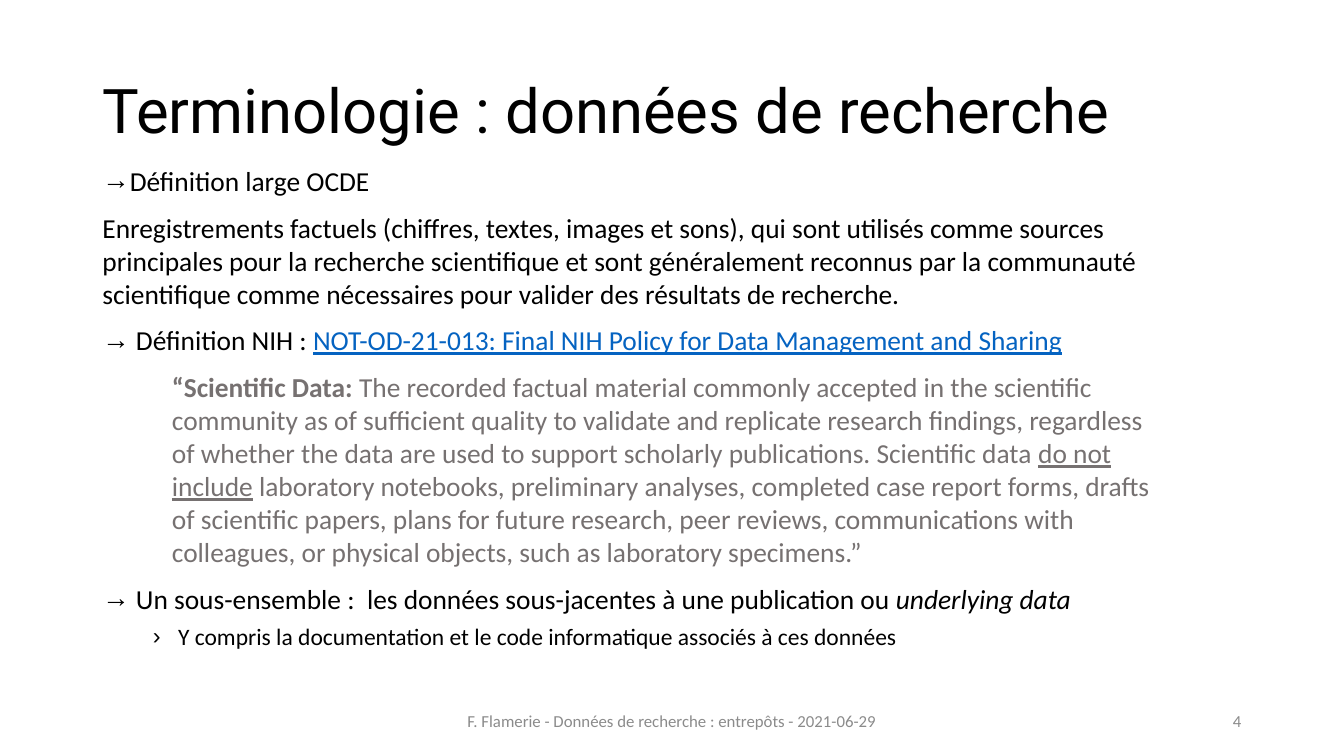
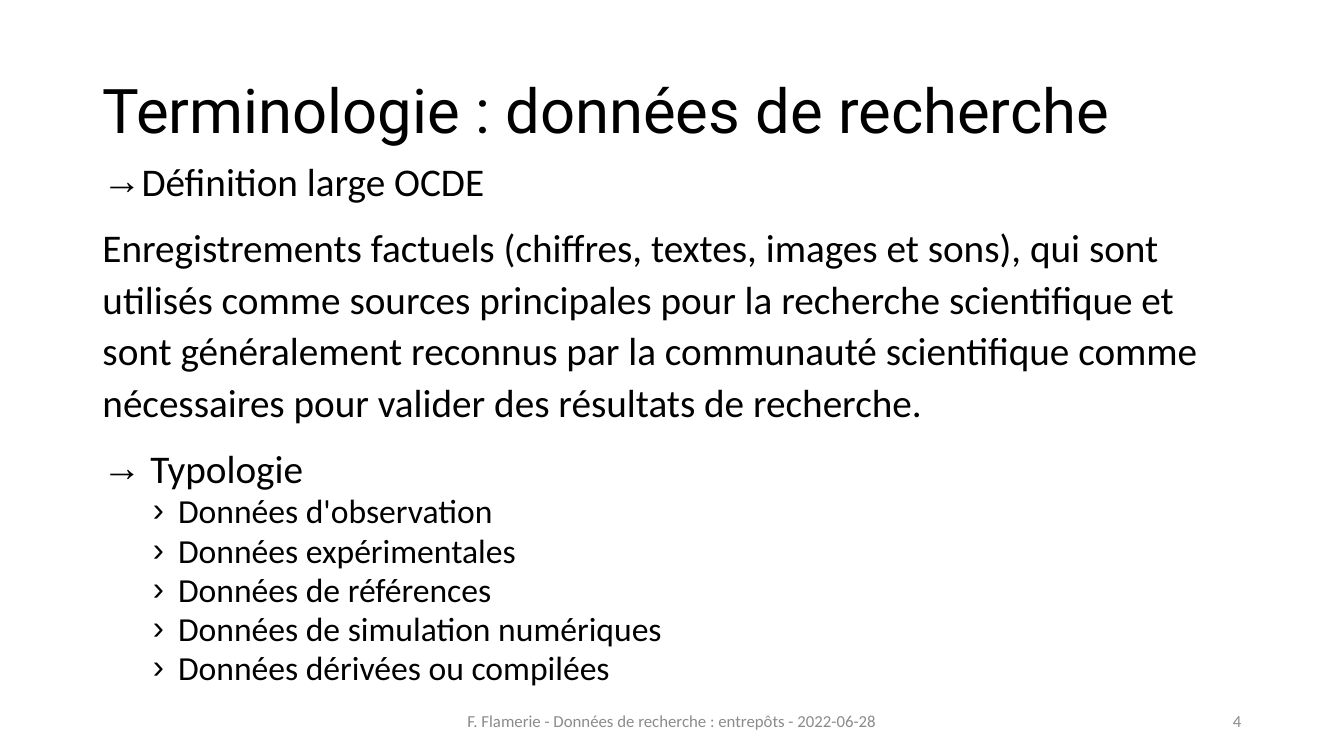
Before and after one commit to fflamerie/formbiblio, a slide deck: slide 4 of docs/module3-4_oa_zenodo.pptx. Drawn at 1344x756 pixels with LibreOffice and Linux fonts; fonts in the diff are those of the drawing. Boxes give left, top, right and bottom in pixels: in the first picture for what was removed or moved away, otherwise in the second. Text is boxed around its words. In the diff, an @@ line names an element or a change of style, - is before the commit and + after.

```diff
--- a/docs/module3-4_oa_zenodo.pptx
+++ b/docs/module3-4_oa_zenodo.pptx
@@ text at (102, 168, 1197, 424): size 19.6 to 28 pt in "Définition large OCDE", "Enregistrements factuels (chiffres, textes, images et sons), ..."; line spacing 1 to 1.1 @@
@@ text at (150, 455, 661, 686): text changed; size 19.6 to 24 pt; text colour #767171 to #000000 @@
-→ Définition NIH : NOT-OD-21-013: Final NIH Policy for Data Management and Sharing
-“Scientific Data: The recorded factual material commonly accepted in the scientific community as of sufficient quality to validate and replicate research findings, regardless of whether the data are used to support scholarly publications. Scientific data do not include laboratory notebooks, preliminary analyses, completed case report forms, drafts of scientific papers, plans for future research, peer reviews, communications with colleagues, or physical objects, such as laboratory specimens.”
-→ Un sous-ensemble : les données sous-jacentes à une publication ou underlying data
-  › Y compris la documentation et le code informatique associés à ces données
+→ Typologie
+  › Données d'observation
+  › Données expérimentales
+  › Données de références
+  › Données de simulation numériques
+  › Données dérivées ou compilées
@@ text at (467, 715, 875, 730): text changed @@
-F. Flamerie - Données de recherche : entrepôts - 2021-06-29
+F. Flamerie - Données de recherche : entrepôts - 2022-06-28
```
Also in this commit, not shown: 23 other slides changed, 4 slides added, 1 slide removed, 15 other files.
